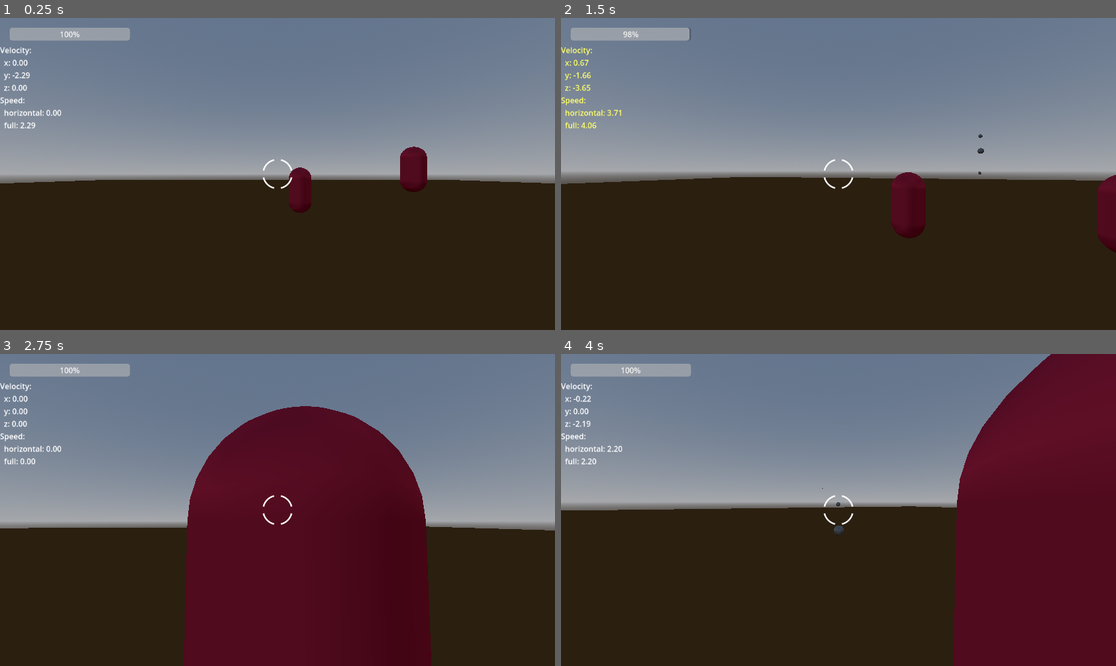
Above: before the commit, frames 1-4 (two rows, left to right).
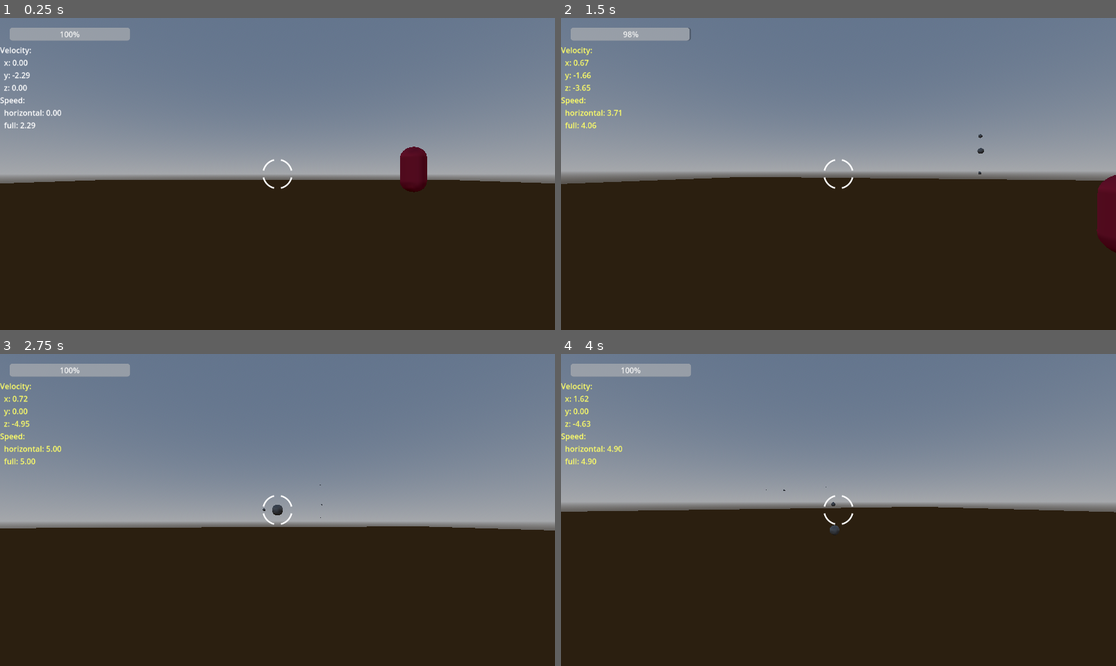
Above: after the commit, the same moments.

Repository: M4tt-/arena-fps
Game: Godot game, scene res://scenes/main/main.tscn
Two runs of this game, one before a commit and one after it. Both use one fixed random seed, a clock stepped at 60 frames per second and the inputs below.
Inputs (mouse positions are in pixels of both pictures, inside the frame that each line leads up to):
- Up to frame 1 (0.25 s): no input
- Up to frame 2 (1.5 s): tap Enter at 0.5 s; move the mouse to (866, 174) at 0.52 s; press the mouse at (866, 174) at 0.53 s; hold W (move_forward) from 0.53 s (still down); tap Space (jump) at 0.77 s; move the mouse to (810, 174) at 1.27 s; release the mouse at (810, 174) at 1.28 s; right-click (810, 174) at 1.35 s
- Up to frame 3 (2.75 s): keep holding W (move_forward); tap Space (jump) at 1.52 s; move the mouse to (288, 503) at 2.02 s; press the mouse at (288, 503) at 2.03 s
- Up to frame 4 (4 s): keep holding W (move_forward); move the mouse to (832, 516) at 2.77 s; release the mouse at (832, 516) at 2.78 s; right-click (832, 516) at 2.85 s; tap Space (jump) at 3.02, 3.77 s; move the mouse to (877, 513) at 3.52 s; press the mouse at (877, 513) at 3.53 s

The runs differ from the first frame. In frame 1, 0.5% of the frame differs, in the area x 52-57%, y 47-63%; in frame 2, 1.2%; in frame 3, 33%, in the area x 0-99%, y 9-100%; in frame 4, 27%.

Commit message:
Added momentum code, doesn't work very well.

Diff:
--- a/scenes/actors/enemy.tscn
+++ b/scenes/actors/enemy.tscn
@@ -1,6 +1,6 @@
 [gd_scene load_steps=5 format=3 uid="uid://cgis1eamjlb71"]
 
-[ext_resource type="Script" uid="uid://ba0gwt8g4nydl" path="res://scripts/actors/enemy.gd" id="1_7p1mj"]
+[ext_resource type="Script" uid="uid://ba0gwt8g4nydl" path="res://scripts/actors/enemies/enemy.gd" id="1_7p1mj"]
 
 [sub_resource type="CapsuleMesh" id="CapsuleMesh_8tegq"]
 
--- a/scenes/actors/player/player_controller.tscn
+++ b/scenes/actors/player/player_controller.tscn
@@ -3,7 +3,7 @@
 [ext_resource type="Script" uid="uid://do632684ha8lw" path="res://scripts/actors/player/camera_controller.gd" id="1_4q5nu"]
 [ext_resource type="Script" uid="uid://rr37qlol1ape" path="res://scripts/actors/player/player_controller.gd" id="1_iivv4"]
 [ext_resource type="Script" uid="uid://bvx6l4ilht771" path="res://scripts/actors/player/mouse_capture.gd" id="2_0cfoe"]
-[ext_resource type="Script" uid="uid://duj1kffcju6hg" path="res://scripts/actors/shooter.gd" id="4_5afdu"]
+[ext_resource type="Script" uid="uid://duj1kffcju6hg" path="res://scripts/actors/projectiles/shooter.gd" id="4_5afdu"]
 [ext_resource type="PackedScene" uid="uid://ccussklk1jbj6" path="res://scenes/actors/projectile.tscn" id="5_m7hbg"]
 [ext_resource type="Resource" uid="uid://cmwpe8spaiqbc" path="res://resources/projectiles/SlowBullet.tres" id="6_2k8ub"]
 
--- a/scenes/actors/projectile.tscn
+++ b/scenes/actors/projectile.tscn
@@ -1,6 +1,6 @@
 [gd_scene load_steps=4 format=3 uid="uid://ccussklk1jbj6"]
 
-[ext_resource type="Script" uid="uid://bue6ndd5oc3l8" path="res://scripts/actors/projectile.gd" id="1_c8fcr"]
+[ext_resource type="Script" uid="uid://bue6ndd5oc3l8" path="res://scripts/actors/projectiles/projectile.gd" id="1_c8fcr"]
 
 [sub_resource type="SphereMesh" id="SphereMesh_6aapk"]
 
--- a/scripts/actors/enemy.gd
+++ b/scripts/actors/enemies/enemy.gd
@@ -1,4 +1,4 @@
-extends CharacterBody3D
+extends MomentumCharacterBody3D
 class_name Enemy
 
 enum Behavior { STATIC, HOVER, HOVER_STRAFE }
@@ -30,6 +30,8 @@
 	if gravity_scale != 0.0:
 		velocity += get_gravity() * gravity_scale * delta
 
+	integrate_external(delta)
+
 	match behavior:
 		Behavior.STATIC:
 			# Stand still (but still collides)
@@ -46,7 +48,11 @@
 			_apply_hover_and_strafe(delta)
 			# Damp the other directions
 			velocity.z = move_toward(velocity.z, 0.0, 5 * ground_friction * delta)
+	capture_pre_slide_velocity()
+	begin_move_with_external()
 	move_and_slide()
+	end_move_with_external()
+	exchange_momentum_after_move()
 
 func _apply_hover_only(delta: float) -> void:
 	# Vertical sinusoid around the start position.
@@ -69,6 +75,3 @@
 	var target_x := _start_pos.x + offset_x
 	var x_error := target_x - global_position.x
 	velocity.x = x_error / max(delta, 0.001)
-
-	if Engine.get_physics_frames() % 10 == 0:
-		print("pos=", global_position, " vel=", velocity, " vel_len=", velocity.length())
--- /dev/null
+++ b/scripts/actors/momentum/momentum_body.gd
@@ -0,0 +1,33 @@
+# Base class for CharacterBody3D actors that can receive/provide external impulses.
+# External impulses are stored separately from "desired velocity" so character controllers
+# can remain authoritative while still reacting to collisions / knockback.
+
+extends CharacterBody3D
+class_name MomentumBody3D
+
+@export_category("Momentum")
+@export var mass: float = 1.0                 # gameplay mass (larger = harder to push)
+@export var external_damping: float = 12.0    # higher = impulses decay faster
+@export var max_external_speed: float = 100.0 # safety clamp for external velocity
+
+var external_velocity: Vector3 = Vector3.ZERO
+
+func apply_external_impulse(delta_v: Vector3) -> void:
+	# delta_v is "change in velocity" (impulse / mass)
+	external_velocity += delta_v
+	external_velocity = external_velocity.limit_length(max_external_speed)
+
+func integrate_external(delta: float) -> void:
+	# Linear decay toward zero
+	external_velocity = external_velocity.move_toward(Vector3.ZERO, external_damping * delta)
+
+func total_velocity() -> Vector3:
+	return velocity + external_velocity
+
+func begin_move_with_external() -> void:
+	# Call right before move_and_slide/move_and_collide so external effects contribute to motion.
+	velocity += external_velocity
+
+func end_move_with_external() -> void:
+	# Call right after movement so controller code doesn't permanently "bake in" external effects.
+	velocity -= external_velocity
--- /dev/null
+++ b/scripts/actors/momentum/momentum_character_body.gd
@@ -0,0 +1,53 @@
+# Adds bilateral momentum exchange between two MomentumCharacterBody3D bodies.
+# Uses a normal-impulse model with optional elasticity.
+
+extends MomentumBody3D
+class_name MomentumCharacterBody3D
+
+@export_category("Momentum Exchange")
+@export_range(0.0, 1.0) var elasticity: float = 0.0  # 0=inelastic shove, 1=fully elastic bounce
+@export var impulse_scale: float = 1.0               # reduce if too strong
+
+var _pre_slide_total_velocity: Vector3 = Vector3.ZERO
+
+func capture_pre_slide_velocity() -> void:
+	_pre_slide_total_velocity = total_velocity()
+
+func exchange_momentum_after_move() -> void:
+	# Call after move_and_slide() in the same physics tick.
+	var count := get_slide_collision_count()
+	for i in range(count):
+		var collision := get_slide_collision(i)
+		var collider := collision.get_collider()
+
+		if collider is MomentumCharacterBody3D:
+			var self_speed := total_velocity().length()
+			var other_speed := (collider as MomentumCharacterBody3D).total_velocity().length()
+			if self_speed <= other_speed:
+				continue
+			_transfer_momentum(collider, collision.get_normal())
+
+func _transfer_momentum(collider: MomentumCharacterBody3D, normal: Vector3) -> void:
+	var n : Vector3 = normal.normalized()
+
+	var v_self := _pre_slide_total_velocity
+	var v_collider := collider._pre_slide_total_velocity
+
+	var v_rel_n := (v_self - v_collider).dot(n)
+	print("IMPULSE: self=", name, " collider=", collider.name, " v_rel_n=", v_rel_n, " n=", n)
+	if v_rel_n >= 0.0:
+		return
+
+	var m_self : float = max(mass, 0.001)
+	var m_collider : float = max(collider.mass, 0.001)
+	var e : float = clamp(elasticity, 0.0, 1.0)
+
+	# Impulse magnitude (scalar) along normal
+	var j := -(1.0 + e) * v_rel_n / (1.0 / m_self + 1.0 / m_collider)
+
+	# Convert impulse to delta-v and apply to each body
+	var dv_self := (j / m_self) * n * impulse_scale
+	var dv_collider := -(j / m_collider) * n * impulse_scale
+
+	apply_external_impulse(dv_self)
+	collider.apply_external_impulse(dv_collider)
--- /dev/null
+++ b/scripts/actors/momentum/momentum_projectile.gd
@@ -0,0 +1,27 @@
+# Projectile base that imparts its momentum to MomentumBody3D targets and is destroyed.
+
+extends MomentumBody3D
+class_name MomentumProjectileBody3D
+
+@export_category("Projectile Momentum")
+@export var destroy_on_hit: bool = true
+@export var impart_scale: float = 1.0      # tune knockback strength
+@export var max_hits: int = 1              # 1 = die on first hit; >1 allows piercing
+
+var _hits: int = 0
+
+func impart_momentum_on_collision(collision: KinematicCollision3D) -> void:
+	var collider := collision.get_collider()
+	if collider is MomentumBody3D:
+		var target := collider as MomentumBody3D
+
+		# Projectile momentum p = m * v
+		var p : Vector3 = mass * total_velocity()
+
+		# Transfer momentum to target as a delta-v: Δv = p / m_target
+		var dv_target : Vector3 = (p / max(target.mass, 0.001)) * impart_scale
+		target.apply_external_impulse(dv_target)
+
+	_hits += 1
+	if destroy_on_hit and _hits >= max_hits:
+		queue_free()
--- /dev/null
+++ b/scripts/actors/projectiles/momentum_projectile_body.gd
@@ -0,0 +1,27 @@
+# This is "totally inelastic" in gameplay terms: projectile does not bounce and does not retain momentum.
+
+extends MomentumBody3D
+class_name MomentumProjectileBody
+
+@export_category("Projectile Momentum")
+@export var destroy_on_hit: bool = true
+@export var impart_scale: float = 1.0      # tune knockback strength
+@export var max_hits: int = 1              # 1 = die on first hit; >1 allows piercing
+
+var _hits: int = 0
+
+func impart_momentum_on_collision(collision: KinematicCollision3D) -> void:
+	var collider := collision.get_collider()
+	if collider is MomentumBody3D:
+		var target := collider as MomentumBody3D
+
+		# Projectile momentum p = m * v
+		var p : Vector3 = mass * total_velocity()
+
+		# Transfer momentum to target as a delta-v: Δv = p / m_target
+		var dv_target : Vector3 = (p / max(target.mass, 0.001)) * impart_scale
+		target.apply_external_impulse(dv_target)
+
+	_hits += 1
+	if destroy_on_hit and _hits >= max_hits:
+		queue_free()
--- a/scripts/main.gd
+++ b/scripts/main.gd
@@ -12,9 +12,9 @@
 func _ready() -> void:
 	_spawn_world()
 	_spawn_player()
-	_spawn_enemy(Vector3(1,1,1), 0)
+	#_spawn_enemy(Vector3(1,1,1), 0)
 	_spawn_enemy(Vector3(6,1,1), 1)
-	_spawn_enemy(Vector3(12,1,1), 2)
+	_spawn_enemy(Vector3(11.8,1,1), 2)
 
 func _spawn_world() -> void:
 	if environment_scene:
Renamed: scripts/actors/enemy.gd.uid -> scripts/actors/enemies/enemy.gd.uid
Not shown, added: scripts/actors/momentum/momentum_body.gd.uid
Not shown, added: scripts/actors/momentum/momentum_character_body.gd.uid
Not shown, added: scripts/actors/momentum/momentum_projectile.gd.uid
Not shown, added: scripts/actors/projectiles/momentum_projectile_body.gd.uid
Renamed: scripts/actors/projectile.gd -> scripts/actors/projectiles/projectile.gd
Renamed: scripts/actors/projectile.gd.uid -> scripts/actors/projectiles/projectile.gd.uid
Renamed: scripts/actors/shooter.gd -> scripts/actors/projectiles/shooter.gd
Renamed: scripts/actors/shooter.gd.uid -> scripts/actors/projectiles/shooter.gd.uid
